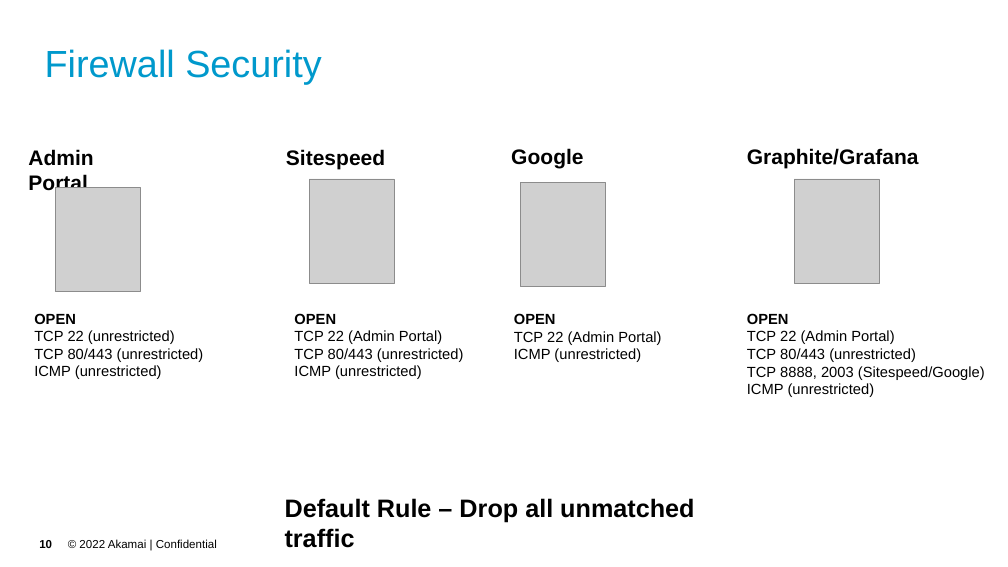
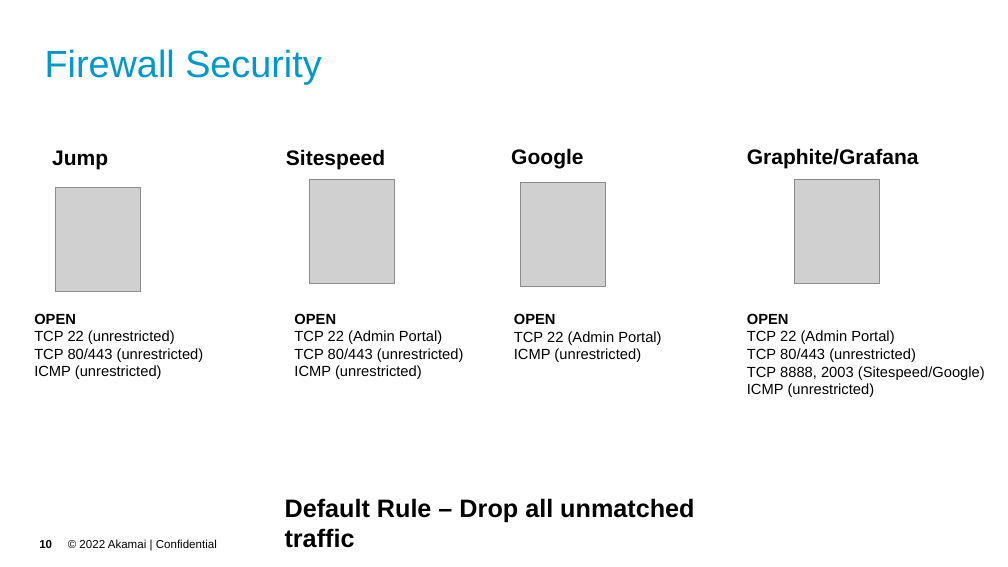
Before and after one commit to akamai-consulting/sitespeed, a slide deck: slide 10 of Info/Overview.pptx. Drawn at 1008x567 pixels with LibreOffice and Linux fonts; fonts in the diff are those of the drawing; grey boxes stand for pictures; background and template pictures are left out. Boxes give left, top, right and bottom in pixels: in the first picture for what was removed or moved away, otherwise in the second. Text is boxed around its words. In the diff, an @@ line names an element or a change of style, - is before the commit and + after.

```diff
--- a/Info/Overview.pptx
+++ b/Info/Overview.pptx
@@ text at <box>52,150,108,169</box>: text changed @@
-Admin Portal
+Jump
```
Also in this commit, not shown: 4 other slides changed, 13 other files.
